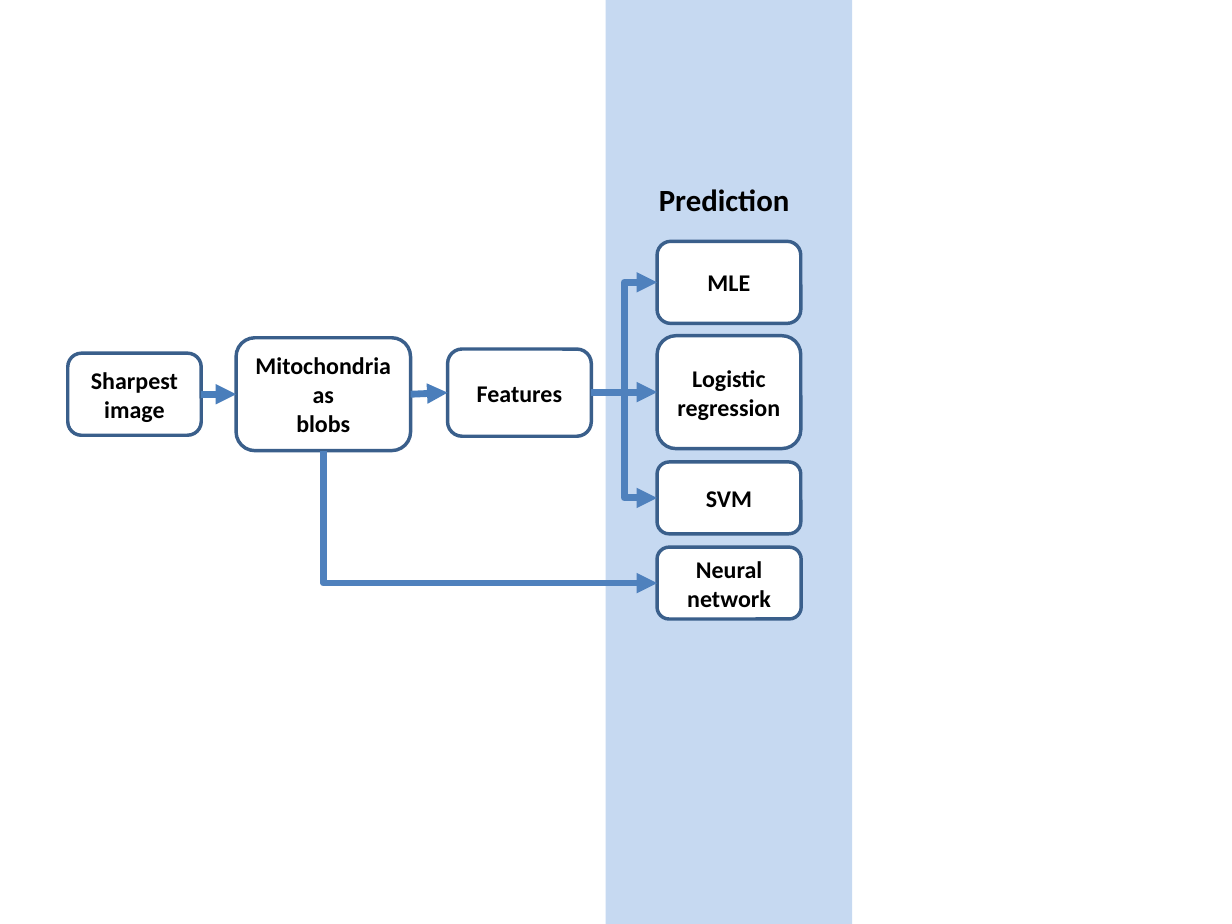
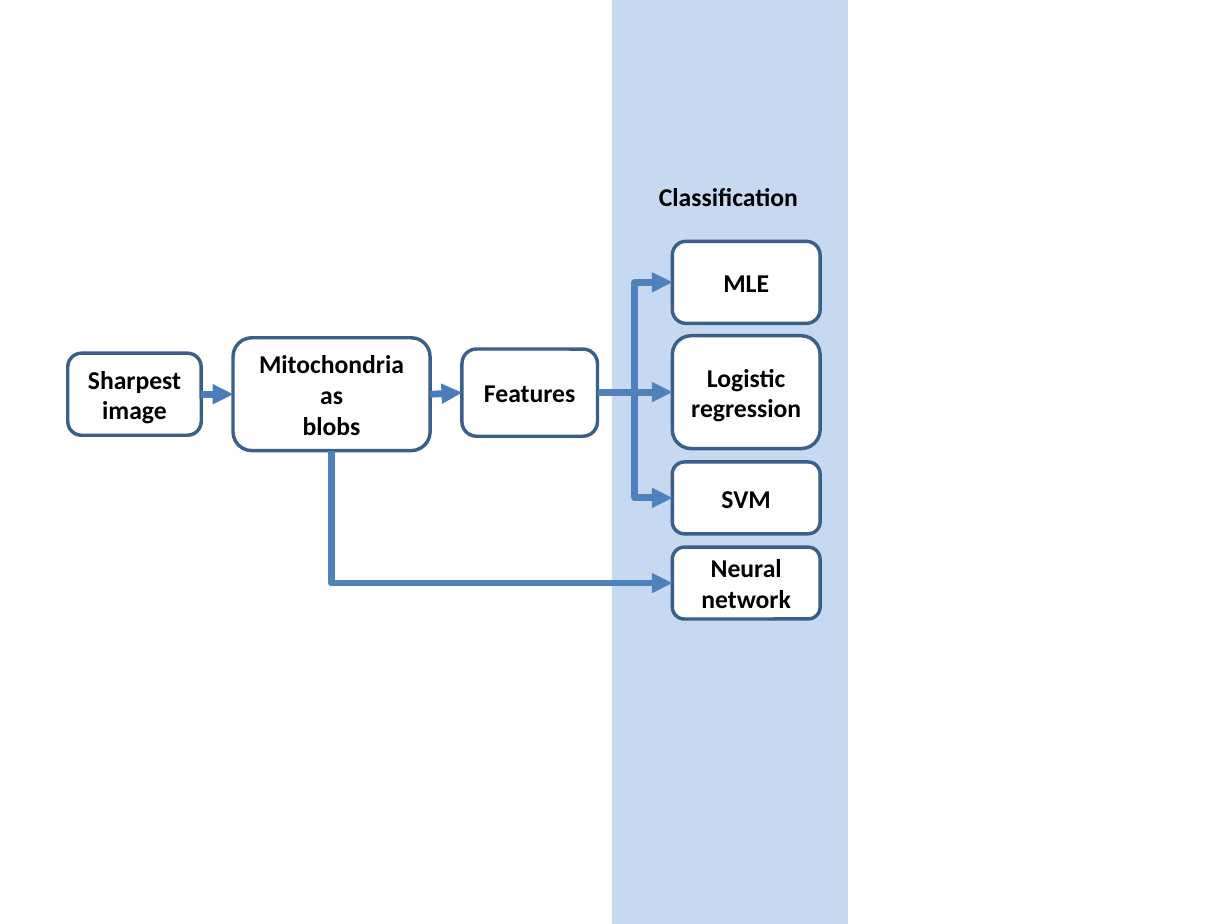
Before and after one commit to saksham/Mitochondria-Classification, a slide deck: slide 1 of report/LyxReportStructure/images/Pipeline.pptx. Drawn at 1232x924 pixels with LibreOffice and Linux fonts; fonts in the diff are those of the drawing. Boxes give left, top, right and bottom in pixels: in the first picture for what was removed or moved away, otherwise in the second. Text is boxed around its words. In the diff, an @@ line names an element or a change of style, - is before the commit and + after.

```diff
--- a/report/LyxReportStructure/images/Pipeline.pptx
+++ b/report/LyxReportStructure/images/Pipeline.pptx
@@ rectangle: place and size @@
-rectangle at (606,0,853,924)
+rectangle at (612,0,849,924)
@@ text at (659,188,798,206): text changed; size 18 to 15 pt @@
-Prediction
+Classification
@@ rounded rectangle "MLE": place and size @@
-rounded rectangle "MLE" at (657,241,801,324)
+rounded rectangle "MLE" at (673,241,821,324)
@@ elbow arrow moved from (591, 393) - (657, 282) to (598, 393) - (673, 282) @@
@@ size 14 to 15 pt in 7 elements at (68,354,201,436), (462,349,598,436), (673,336,821,450), (673,241,821,324), (673,462,821,533), (673,547,821,618), (233,338,430,451) @@
@@ rounded rectangle "Mitochondria as": place and size @@
-rounded rectangle "Mitochondria as" at (237,338,411,451)
+rounded rectangle "Mitochondria as" at (233,338,430,451)
@@ rounded rectangle "Features": place and size @@
-rounded rectangle "Features" at (447,349,591,436)
+rounded rectangle "Features" at (462,349,598,436)
@@ rounded rectangle "Logistic regression": place and size @@
-rounded rectangle "Logistic regression" at (657,336,801,450)
+rounded rectangle "Logistic regression" at (673,336,821,450)
@@ arrow moved from (201, 394) - (237, 394) to (201, 394) - (233, 394) @@
@@ arrow moved from (410, 394) - (447, 393) to (430, 394) - (462, 393) @@
@@ elbow arrow moved from (591, 393) - (657, 498) to (598, 393) - (673, 498) @@
@@ elbow arrow moved from (591, 393) - (657, 392) to (598, 393) - (673, 392) @@
@@ elbow arrow moved from (323, 451) - (657, 583) to (331, 451) - (673, 583) @@
@@ rounded rectangle "SVM": place and size @@
-rounded rectangle "SVM" at (657,462,801,533)
+rounded rectangle "SVM" at (673,462,821,533)
@@ rounded rectangle "Neural network": place and size @@
-rounded rectangle "Neural network" at (657,547,801,618)
+rounded rectangle "Neural network" at (673,547,821,618)
```
Also in this commit, not shown: 5 other files.
